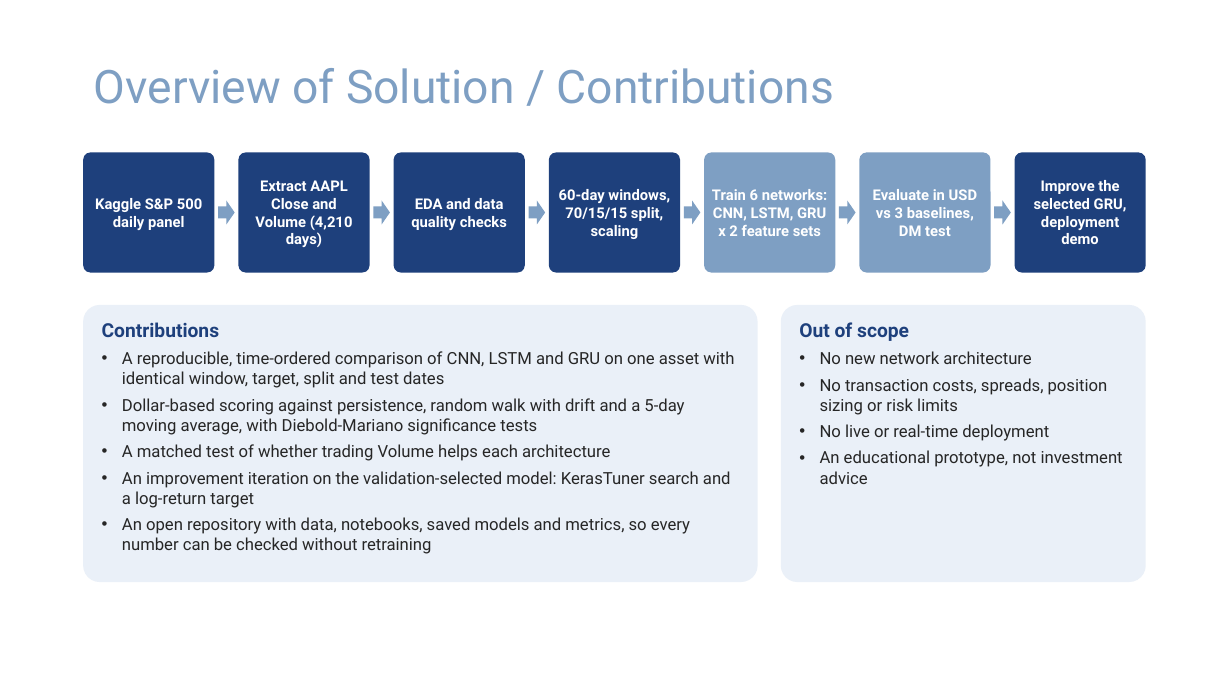
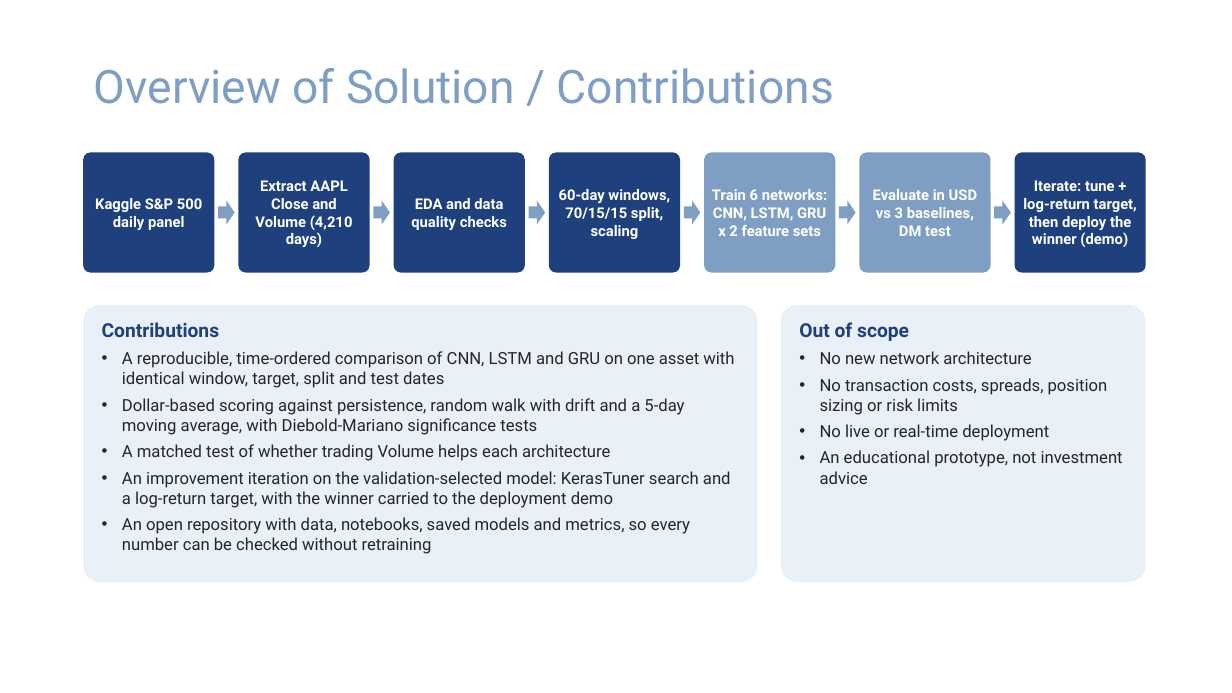
Before and after one commit to wences-psu/Stock_Price_DL, a slide deck: slide 6 of docs/Team7_AAPL_Deep_Learning_Presentation.pptx. Drawn at 1232x693 pixels with LibreOffice and Linux fonts; fonts in the diff are those of the drawing; background and template pictures are left out. Boxes give left, top, right and bottom in pixels: in the first picture for what was removed or moved away, otherwise in the second. Text is boxed around its words. In the diff, an @@ line names an element or a change of style, - is before the commit and + after.

Commit message:
Deploy the log-return GRU; make improvements a CRISP-DM iteration before deployment

```diff
--- a/docs/Team7_AAPL_Deep_Learning_Presentation.pptx
+++ b/docs/Team7_AAPL_Deep_Learning_Presentation.pptx
@@ text in rounded rectangle at (1023, 180, 1137, 247): text changed @@
-Improve the selected GRU, deployment demo
+Iterate: tune + log-return target, then deploy the winner (demo)
@@ text at (122, 471, 731, 508): text changed @@
-• An improvement iteration on the validation-selected model: KerasTuner search and a log-return target
+• An improvement iteration on the validation-selected model: KerasTuner search and a log-return target, with the winner carried to the deployment demo
```
Also in this commit, not shown: 9 other slides changed, 17 other files.
